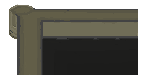
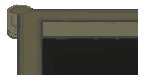
Revision of a layered w=146, h=81 image; what changed, layer by layer:
removed layer "Layer 15" from group "Group 2" over left=9, top=4, right=35, bottom=39
added layer "Layer 22" in group "Group 2" over left=7, top=4, right=35, bottom=39
